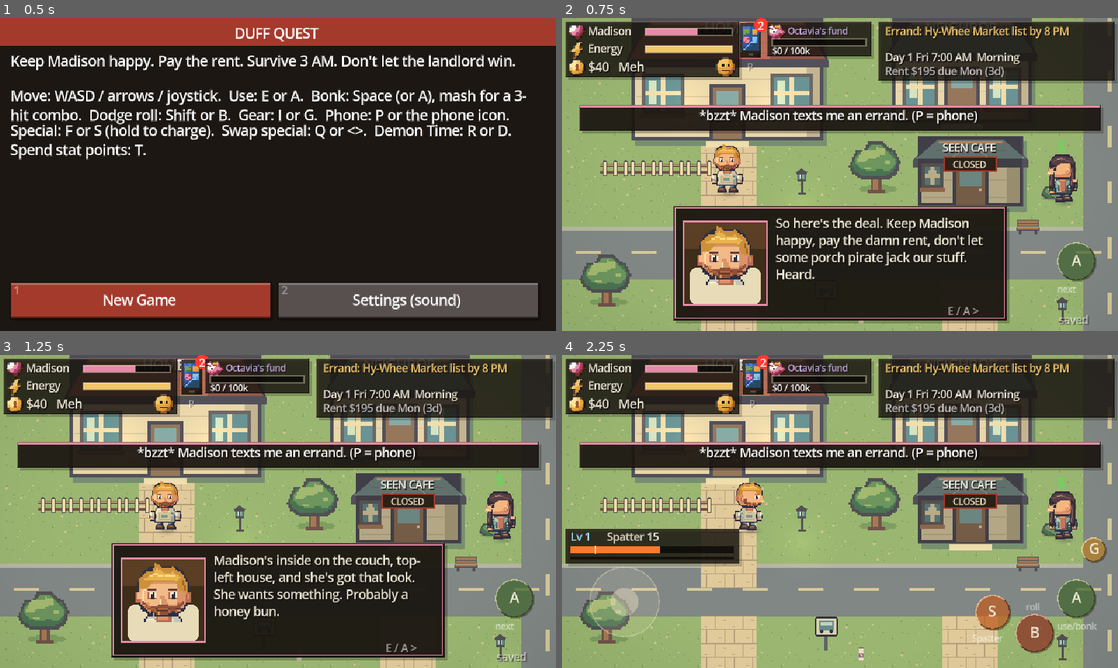
Above: before the commit, frames 1-4 (two rows, left to right).
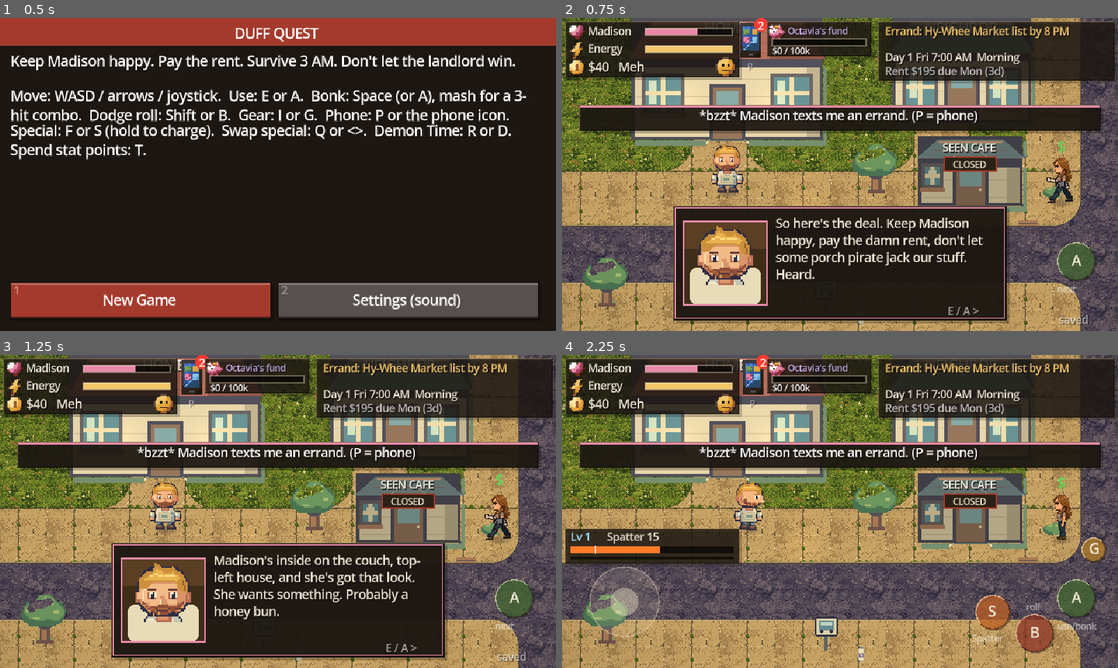
Above: after the commit, the same moments.

Repository: duffpowell-commits/duffquest
Game: Godot game, scene res://main.tscn
Two runs of this game, one before a commit and one after it. Both use one fixed random seed, a clock stepped at 60 frames per second and the inputs below.
Inputs (mouse positions are in pixels of both pictures, inside the frame that each line leads up to):
- Up to frame 1 (0.5 s): no input
- Up to frame 2 (0.75 s): tap Enter at 0.5 s; move the mouse to (962, 158) at 0.52 s; hold D (move_right) from 0.53 s (still down); tap 1 at 0.6 s; click (962, 158) at 0.67 s
- Up to frame 3 (1.25 s): keep holding D (move_right); tap Enter at 0.8 s
- Up to frame 4 (2.25 s): release D (move_right) at 1.25 s; tap Space (attack) at 1.25 s; drag from (728, 527) to (812, 574) at 1.27 s; move the mouse to (895, 442) at 2.02 s; hold D (move_right) from 2.03 s (still down); hold Space (attack) from 2.03 s (still down)

Frame 1 is identical in both runs. In frame 2, 38% of the frame differs, in the area x 0-100%, y 0-100%; in frame 3, 38%; in frame 4, 54%.

Commit message:
New character sheets + tile-built town ground (dual-grid autotiler)
- tools/import_sheet.py: Grok 4x4 sheets -> duff_home, ch_madison, ch_brittany, ch_jen
- tools/import_ground.py: Grok ground sheets -> 64px atlas, transitions classified by corner pixels
- data/town_ground.txt + scripts/ground.gd: runtime dual-grid ground, replaces the painted ground
- tools/extract_map_objects.py: old buildings/trees/props as an overlay (map_objects)
- tools/map_shot.tscn: whole-town render; renders in docs/renders/town_ground_*

Co-Authored-By: Claude Opus 5.5 <noreply@anthropic.com>
Claude-Session: https://claude.ai/code/session_01V3sbxJtEx6a4qqJi7wR7kL

Diff:
--- /dev/null
+++ b/assets/art/ground/ground_atlas.json
@@ -0,0 +1,102 @@
+{
+ "tile": 64,
+ "cols": 16,
+ "materials": {
+  "grass": [
+   0,
+   1,
+   2,
+   3
+  ],
+  "sidewalk": [
+   4,
+   5,
+   6,
+   7
+  ],
+  "asphalt": [
+   8,
+   9,
+   10,
+   11
+  ],
+  "brick": [
+   12,
+   13,
+   14,
+   15
+  ],
+  "dirt": [
+   16,
+   17,
+   18,
+   19
+  ],
+  "gravel": [
+   20,
+   21,
+   22,
+   23
+  ]
+ },
+ "transitions": {
+  "sidewalk|asphalt|1100": 31,
+  "sidewalk|asphalt|0011": 32,
+  "sidewalk|asphalt|1010": 33,
+  "sidewalk|asphalt|0101": 34,
+  "grass|sidewalk|1100": 35,
+  "grass|sidewalk|0011": 36,
+  "grass|sidewalk|1010": 37,
+  "grass|sidewalk|0101": 38,
+  "sidewalk|asphalt|0001": 39,
+  "sidewalk|asphalt|0010": 40,
+  "sidewalk|asphalt|1000": 41,
+  "sidewalk|asphalt|0100": 42,
+  "sidewalk|asphalt|0111": 43,
+  "sidewalk|asphalt|1011": 44,
+  "sidewalk|asphalt|1110": 45,
+  "sidewalk|asphalt|1101": 46,
+  "grass|sidewalk|0001": 47,
+  "grass|sidewalk|0010": 48,
+  "grass|sidewalk|1000": 49,
+  "grass|sidewalk|0100": 50,
+  "grass|sidewalk|0111": 51,
+  "grass|sidewalk|1011": 52,
+  "grass|sidewalk|1110": 53,
+  "grass|sidewalk|1101": 54,
+  "grass|asphalt|0001": 55,
+  "grass|asphalt|0010": 56,
+  "grass|asphalt|1000": 57,
+  "grass|asphalt|0100": 58,
+  "grass|asphalt|0111": 59,
+  "grass|asphalt|1011": 60,
+  "grass|asphalt|1110": 61,
+  "grass|asphalt|1101": 62,
+  "grass|asphalt|1100": 63,
+  "grass|asphalt|0101": 64,
+  "grass|asphalt|0011": 65,
+  "grass|asphalt|1010": 66,
+  "dirt|grass|0001": 67,
+  "dirt|grass|0010": 68,
+  "dirt|grass|1000": 69,
+  "dirt|grass|0100": 70,
+  "dirt|grass|0111": 71,
+  "dirt|grass|1011": 72,
+  "dirt|grass|1110": 73,
+  "dirt|grass|1101": 74,
+  "dirt|grass|1100": 75,
+  "dirt|grass|0101": 76,
+  "dirt|grass|0011": 77,
+  "dirt|grass|1010": 78
+ },
+ "decals": {
+  "line_H": 24,
+  "line_V": 25,
+  "crosswalk": 26,
+  "storm_drain": 27,
+  "manhole": 28,
+  "oil_stain": 29,
+  "puddle": 30,
+  "driveway_apron": 79
+ }
+}
--- a/scripts/art_manifest.gd
+++ b/scripts/art_manifest.gd
@@ -1654,6 +1654,20 @@
     "kind": "backdrop",
     "s": 2
   },
+  "map_objects": {
+    "w": 1280,
+    "h": 720,
+    "cell": [
+      1280,
+      720
+    ],
+    "origin": [
+      0,
+      0
+    ],
+    "kind": "backdrop",
+    "s": 2
+  },
   "nft": {
     "w": 28,
     "h": 28,
--- /dev/null
+++ b/scripts/ground.gd
@@ -0,0 +1,78 @@
+extends RefCounted
+## Builds the outdoor ground from tiles (dual grid) and caches it as one texture.
+## Layout: res://data/town_ground.txt (one letter per grid corner). Tiles: assets/art/ground/
+## (cut from Grok's sheets by tools/import_ground.py). Each square between four corners gets the
+## tile whose corners match: a full material, or a two-material transition (straight, outer, inner).
+
+const LAYOUT: = "res://data/town_ground.txt"
+const ATLAS: = "res://assets/art/ground/ground_atlas.png"
+const INDEX: = "res://assets/art/ground/ground_atlas.json"
+const LETTERS: = {"g": "grass", "s": "sidewalk", "a": "asphalt", "d": "dirt", "b": "brick", "v": "gravel"}
+
+static var _tex: Texture2D = null
+static var _origin: = Vector2.ZERO
+static var warnings: PackedStringArray = []
+
+## Origin of the built texture in art pixels (2 px per world unit, like map_outside).
+static func origin() -> Vector2:
+	return _origin
+
+static func texture() -> Texture2D:
+	if _tex == null:
+		_tex = _build()
+	return _tex
+
+static func _build() -> Texture2D:
+	var index: Dictionary = JSON.parse_string(FileAccess.get_file_as_string(INDEX))
+	var atlas: Image = (load(ATLAS) as Texture2D).get_image()
+	atlas.convert(Image.FORMAT_RGBA8)
+	var tile: = int(index["tile"])
+	var cols: = int(index["cols"])
+	var grid: Array = []
+	for line in FileAccess.get_file_as_string(LAYOUT).split("\n"):
+		var l: = line.strip_edges()
+		if l == "" or l.begins_with("#"):
+			continue
+		if l.begins_with("tile "):
+			tile = int(l.split(" ")[1])
+		elif l.begins_with("origin "):
+			var p: = l.split(" ")
+			_origin = Vector2(float(p[1]), float(p[2]))
+		else:
+			grid.append(l)
+	var rows: = grid.size()
+	var ncols: = (grid[0] as String).length()
+	var img: = Image.create((ncols - 1) * tile, (rows - 1) * tile, false, Image.FORMAT_RGBA8)
+	warnings.clear()
+	var rng: = RandomNumberGenerator.new()
+	rng.seed = 1890
+	for j in rows - 1:
+		for i in ncols - 1:
+			var cs: = [str(grid[j][i]), str(grid[j][i + 1]), str(grid[j + 1][i]), str(grid[j + 1][i + 1])]
+			var cell: = _pick(index, cs, rng, i, j)
+			var src: = Rect2i((cell % cols) * tile, (cell / cols) * tile, tile, tile)
+			img.blit_rect(atlas, src, Vector2i(i * tile, j * tile))
+	return ImageTexture.create_from_image(img)
+
+static func _pick(index: Dictionary, cs: Array, rng: RandomNumberGenerator, i: int, j: int) -> int:
+	var mats: Dictionary = index["materials"]
+	var kinds: = {}
+	for c in cs:
+		kinds[c] = true
+	if kinds.size() == 1:
+		var v: Array = mats.get(LETTERS.get(cs[0], "grass"), mats["grass"])
+		return int(v[rng.randi() % v.size()])
+	if kinds.size() == 2:
+		var ks: = kinds.keys()
+		for order in [[ks[0], ks[1]], [ks[1], ks[0]]]:
+			var a: String = LETTERS.get(order[0], "")
+			var b: String = LETTERS.get(order[1], "")
+			var mask: = ""
+			for c in cs:
+				mask += "1" if c == order[0] else "0"
+			var key: = "%s|%s|%s" % [a, b, mask]
+			if index["transitions"].has(key):
+				return int(index["transitions"][key])
+	warnings.append("no tile for corners %s at square (%d,%d); using %s" % [str(cs), i, j, cs[0]])
+	var f: Array = mats.get(LETTERS.get(cs[0], "grass"), mats["grass"])
+	return int(f[0])
--- a/scripts/main.gd
+++ b/scripts/main.gd
@@ -6,6 +6,7 @@
 const HudScript: = preload("res://scripts/hud.gd")
 const TouchScript: = preload("res://scripts/touch_controls.gd")
 const IsoTest: = preload("res://scripts/iso/iso_test.gd")
+const Ground: = preload("res://scripts/ground.gd")
 const ShiftScript: = preload("res://scripts/shift.gd")
 const CatScript: = preload("res://scripts/cat.gd")
 const SaveGame: = preload("res://scripts/save_game.gd")
@@ -1952,7 +1953,11 @@
 func _draw_outside() -> void:
 	var f: = ThemeDB.fallback_font
 
-	Art.image(self, "map_outside", Vector2.ZERO)
+	# ground is built from Grok's tiles (data/town_ground.txt); objects are the old map's
+	# buildings/trees/props cut out by tools/extract_map_objects.py until their redraws land
+	var gt: = Ground.texture()
+	draw_texture_rect(gt, Rect2(Ground.origin() / 2.0, gt.get_size() / 2.0), false)
+	Art.image(self, "map_objects", Vector2.ZERO)
 	for b in buildings:
 		var r: Rect2 = b["r"]
 		if (b.has("story") and not story_beaten(str(b["story"])) and not story_available(str(b["story"]))) or (b.has("errand") and not Errands.is_open(str(b["errand"]), clock)):
--- /dev/null
+++ b/tools/map_shot.gd
@@ -0,0 +1,49 @@
+extends Node
+## Whole-town screenshot: boots the game like the smoke test, starts a new game, then zooms the
+## camera out to show the full 640×360-unit outdoor map and saves it.
+##   xvfb-run -a godot --path . --rendering-driver opengl3 res://tools/map_shot.tscn -- docs/renders/out.png
+
+var frame: = 0
+var game: Node
+var out: = "res://docs/renders/town_ground_full.png"
+
+func _ready() -> void:
+	var args: = OS.get_cmdline_user_args()
+	if args.size() > 0:
+		out = "res://" + args[0]
+	game = load("res://main.tscn").instantiate()
+	add_child(game)
+
+func _key(k: int) -> void:
+	for p in [true, false]:
+		var e: = InputEventKey.new()
+		e.keycode = k
+		e.physical_keycode = k
+		e.pressed = p
+		Input.parse_input_event(e)
+
+func _process(_d: float) -> void:
+	frame += 1
+	if frame in [40, 80, 110, 140]:
+		_key(KEY_1 if frame == 40 else KEY_ENTER)
+	if frame == 200:
+		var cam: = get_viewport().get_camera_2d()
+		if cam:
+			cam.zoom = Vector2(1, 1)
+			cam.limit_left = -10000
+			cam.limit_top = -10000
+			cam.limit_right = 10000
+			cam.limit_bottom = 10000
+			cam.position_smoothing_enabled = false
+			cam.global_position = Vector2(320, 180)
+			cam.offset = Vector2.ZERO
+			if cam.get_parent() != game:
+				cam.reparent(game)
+				cam.global_position = Vector2(320, 180)
+		for h in game.find_children("*", "CanvasLayer", true, false):
+			(h as CanvasLayer).visible = false
+	if frame == 240:
+		var img: = get_viewport().get_texture().get_image()
+		img.save_png(ProjectSettings.globalize_path(out))
+		print("saved ", out)
+		get_tree().quit()
--- /dev/null
+++ b/tools/map_shot.tscn
@@ -0,0 +1,6 @@
+[gd_scene load_steps=2 format=3]
+
+[ext_resource type="Script" path="res://tools/map_shot.gd" id="1"]
+
+[node name="MapShot" type="Node"]
+script = ExtResource("1")
Binary file changed: assets/art/ch_brittany.png
Binary file changed: assets/art/ch_jen.png
Binary file changed: assets/art/ch_madison.png
Binary file changed: assets/art/duff_home.png
Binary file added: assets/art/ground/ground_atlas.png
Not shown, added: assets/art/ground/ground_atlas.png.import
Not shown, changed: assets/art/manifest.json
Binary file added: assets/art/map_objects.png
Not shown, added: assets/art/map_objects.png.import
Not shown, added: assets/art/portraits_hd/brittany.png.import
Not shown, added: assets/art/portraits_hd/duff.png.import
Not shown, added: assets/art/portraits_hd/madison.png.import
(and 7 more such lines)
